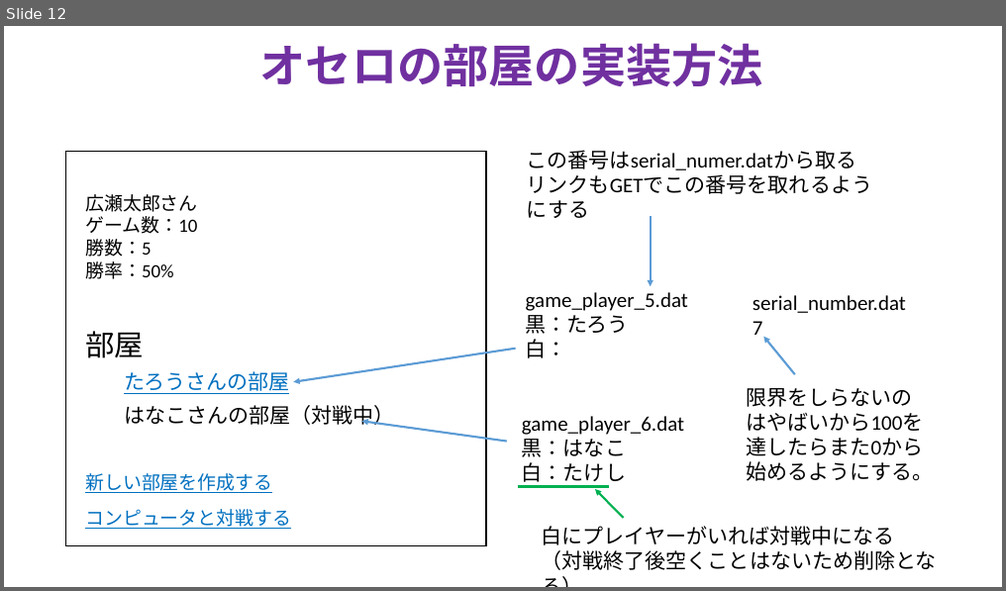
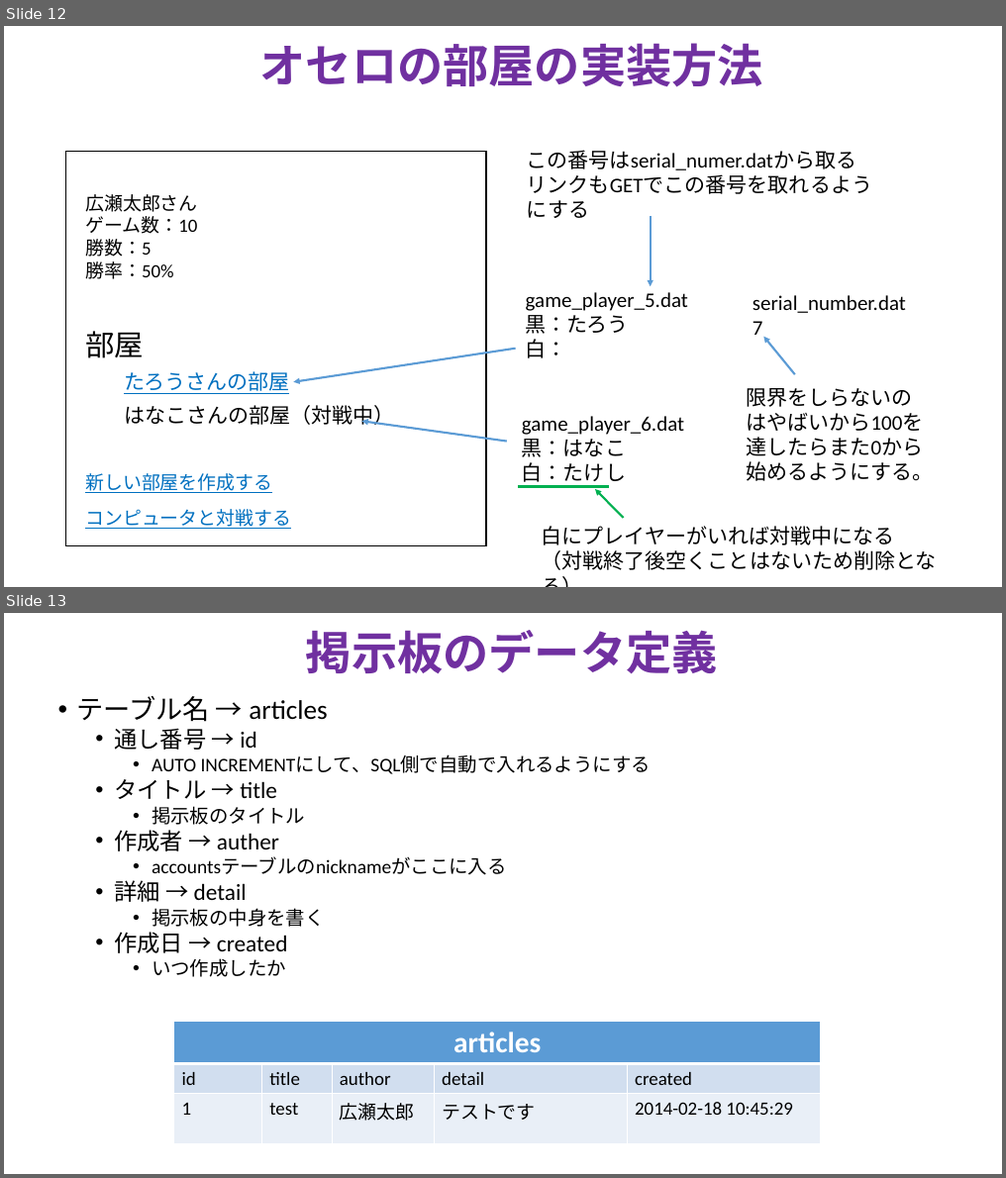
Before and after one commit to TakanoriOnuma/WebApplication, a slide deck: design/Webアプリケーションシステム.pptx. Shown one above the other, each under a label of ours: slide 12 before the commit, slides 12 and 13 after it. The pictures are 1006x591 and 1006x1178 pixels, drawn with LibreOffice and Linux fonts; fonts in the diff are those of the drawing. Boxes give left, top, right and bottom in pixels: in the first picture for what was removed or moved away, otherwise in the second. Text is boxed around its words. In the diff, an @@ line names an element or a change of style, - is before the commit and + after.

Commit message:
articleテーブルの定義
記事データの型を定義した。

```diff
--- a/design/Webアプリケーションシステム.pptx
+++ b/design/Webアプリケーションシステム.pptx
@@ slide 13 added at bbox=[4, 613, 1002, 1174], background #FFFFFF @@
@@ text added at bbox=[306, 630, 718, 674], 44 pt, text #7030A0, bold @@
+掲示板のデータ定義
@@ text added at bbox=[76, 696, 651, 977], 18.5 pt, text #000000 @@
+• テーブル名 → articles
+  • 通し番号 → id
+    • AUTO INCREMENTにして、SQL側で自動で入れるようにする
+  • タイトル → title
+    • 掲示板のタイトル
+  • 作成者 → auther
+    • accountsテーブルのnicknameがここに入る
+  • 詳細 → detail
+    • 掲示板の中身を書く
+  • 作成日 → created
+    • いつ作成したか
@@ table added at bbox=[174, 1022, 821, 1145], 3 rows, 5 columns @@
+articles |  |  |  | 
+id | title | author | detail | created
+1 | test | 広瀬太郎 | テストです | 2014-02-18 10:45:29
```
